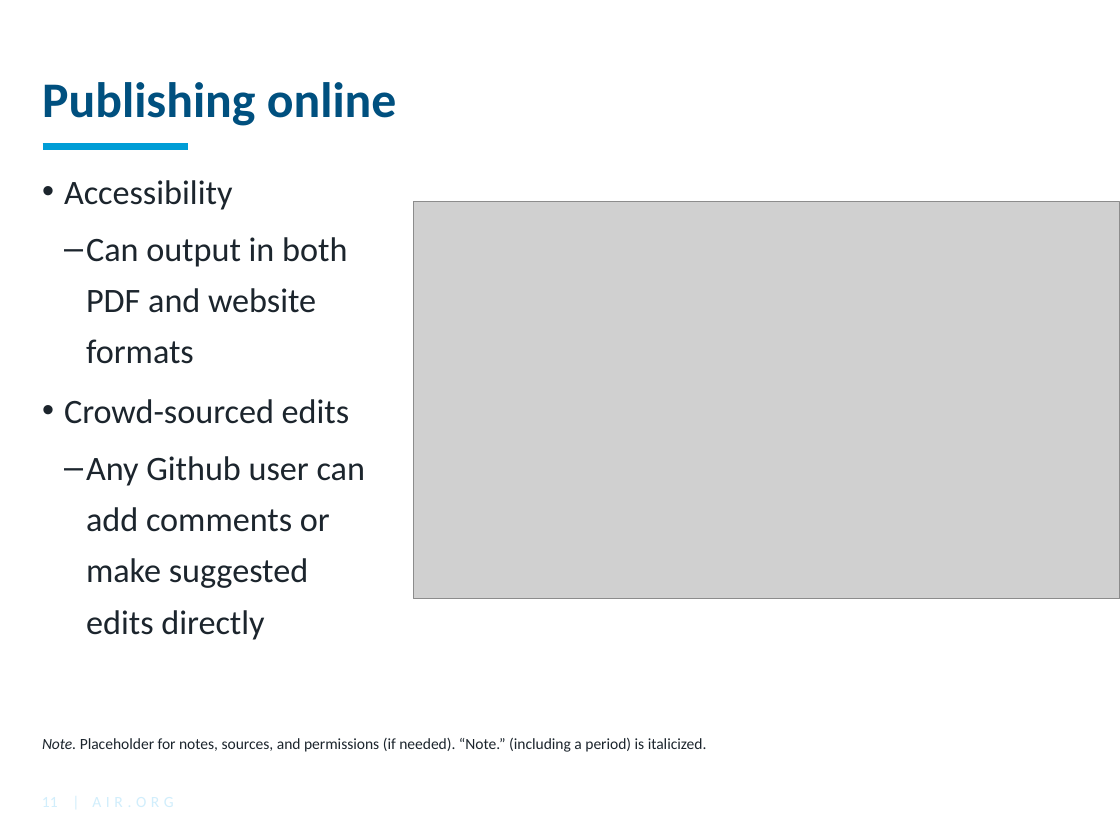
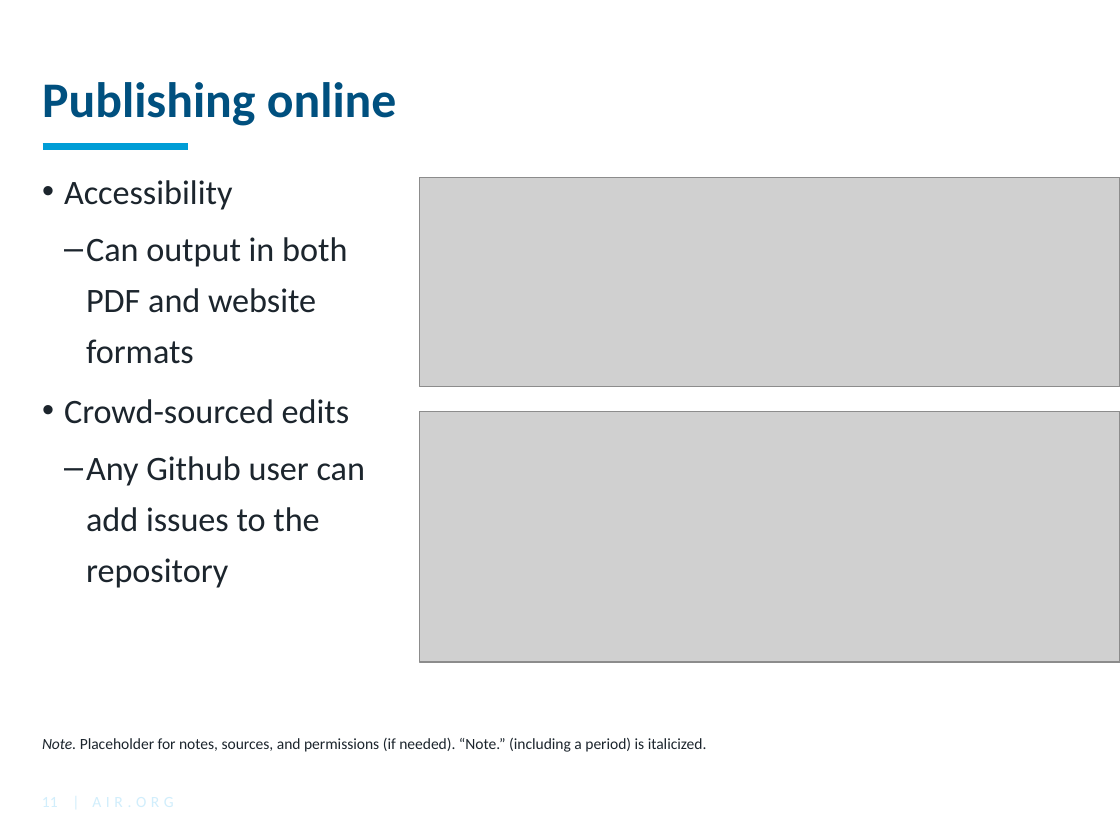
Before and after one commit to American-Institutes-for-Research/dsaa-ncme-2024, a slide deck: slide 11 of NCME.pptx. Drawn at 1120x840 pixels with LibreOffice and Linux fonts; fonts in the diff are those of the drawing; grey boxes stand for pictures; background and template pictures are left out. Boxes give left, top, right and bottom in pixels: in the first picture for what was removed or moved away, otherwise in the second. Text is boxed around its words. In the diff, an @@ line names an element or a change of style, - is before the commit and + after.

```diff
--- a/NCME.pptx
+++ b/NCME.pptx
@@ picture added at (419, 178, 1120, 386) @@
@@ picture removed at (413, 202, 1120, 598) @@
@@ picture added at (419, 411, 1120, 662) @@
@@ text at (86, 456, 365, 588): text changed @@
-  – Any Github user can add comments or make suggested edits directly
+  – Any Github user can add issues to the repository
```
Also in this commit, not shown: 5 other slides changed.
